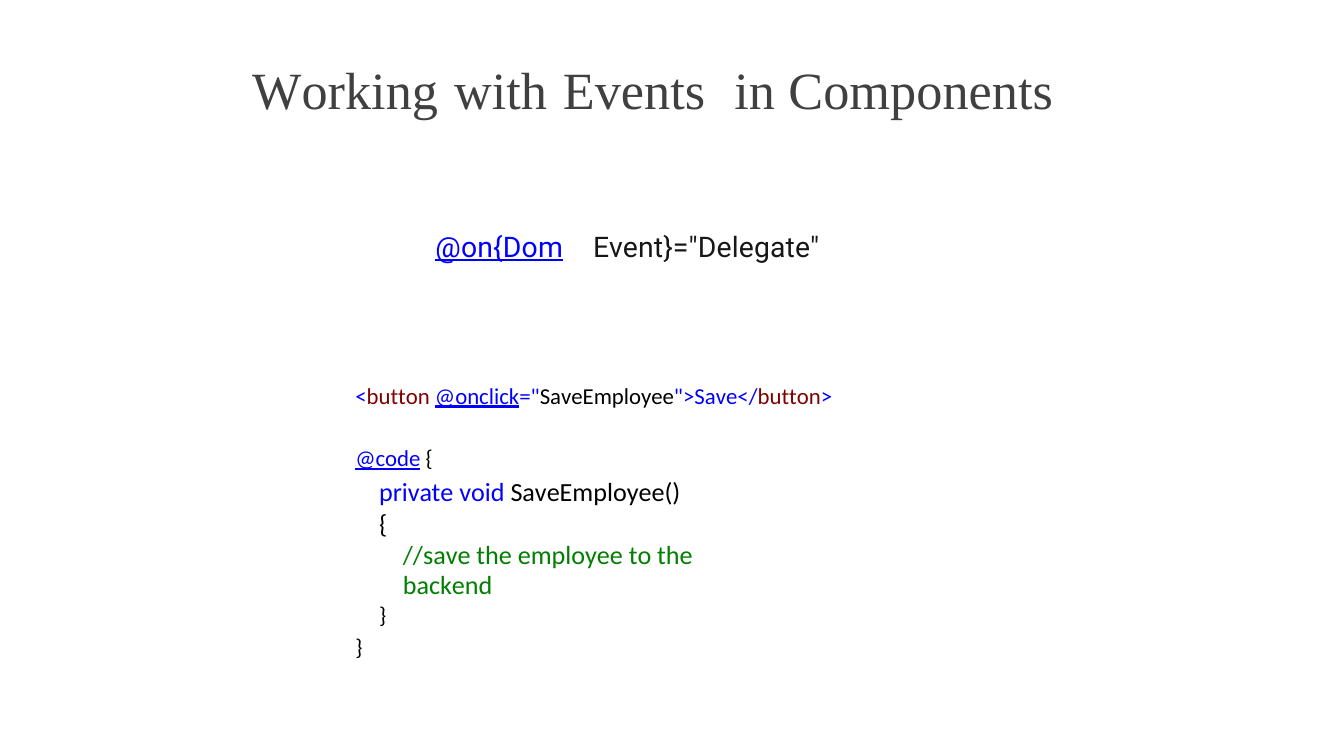
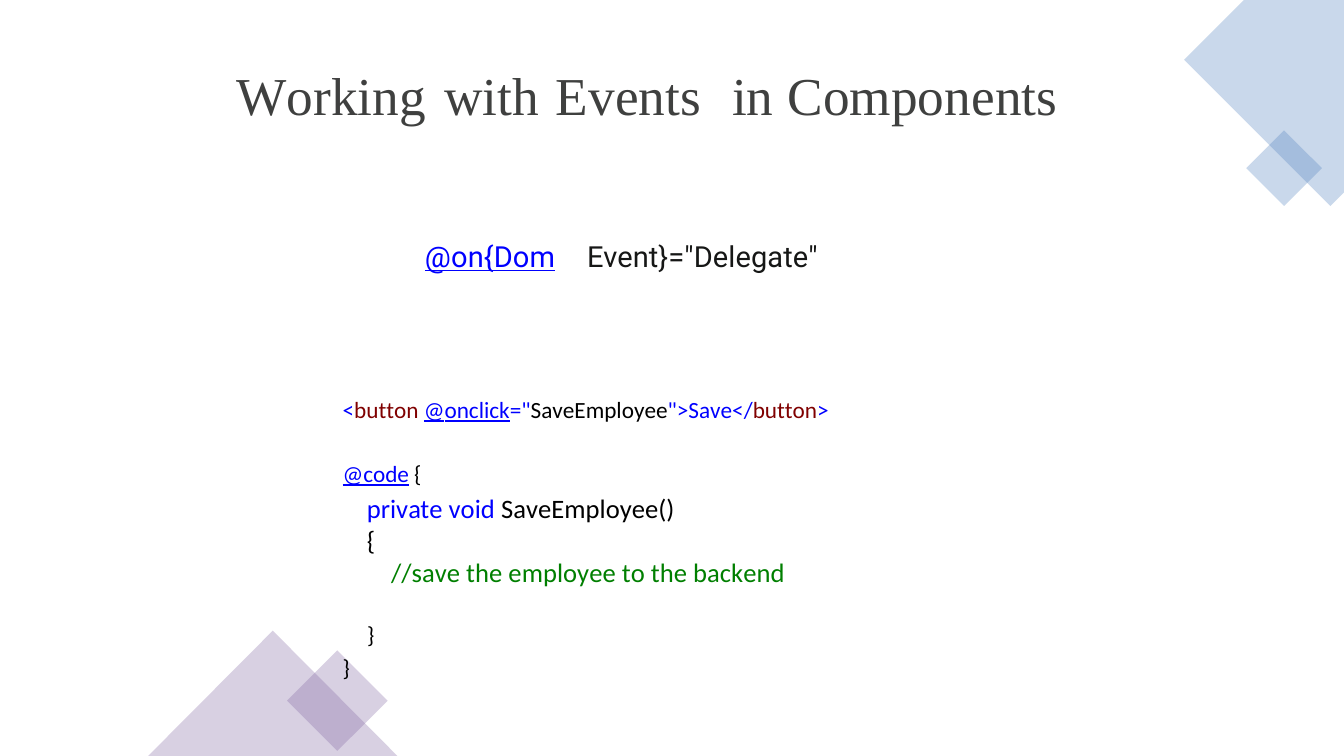
Before and after one commit to CSA-DanielVillamizar/ITM-ProgramaciondeSoftware, a slide deck: slide 16 of ASP.NET Core 6 Blazor Fundamentals/04/working-with-blazor-components-slides.pptx. Drawn at 1344x756 pixels with LibreOffice and Linux fonts; fonts in the diff are those of the drawing. Boxes give left, top, right and bottom in pixels: in the first picture for what was removed or moved away, otherwise in the second. Text is boxed around its words. In the diff, an @@ line names an element or a change of style, - is before the commit and + after.

```diff
--- a/ASP.NET Core 6 Blazor Fundamentals/04/working-with-blazor-components-slides.pptx
+++ b/ASP.NET Core 6 Blazor Fundamentals/04/working-with-blazor-components-slides.pptx
@@ freeform shape added at box(1184, 0, 1344, 206), fill #4F81BD at 30% opacity @@
@@ size 56 to 57.1 pt; line spacing 58pt to 59.2pt in 5 elements at box(732, 80, 773, 115), box(788, 79, 1058, 126), box(556, 80, 701, 116), box(444, 78, 539, 116), box(237, 78, 427, 126) @@
@@ text "Working": place and size @@
-text "Working" at box(252, 72, 438, 120)
+text "Working" at box(237, 78, 427, 126)
@@ text "with": place and size @@
-text "with" at box(454, 72, 547, 110)
+text "with" at box(444, 78, 539, 116)
@@ text "Events": place and size @@
-text "Events" at box(563, 74, 705, 110)
+text "Events" at box(556, 80, 701, 116)
@@ rectangle added at box(1246, 130, 1322, 206), fill #4F81BD at 30% opacity @@
@@ text "@on{Dom" at box(425, 244, 555, 274): size 52.5 to 53.5 pt; line spacing 37pt to 37.7pt @@
@@ text "@on{Dom": place and size @@
-text "@on{Dom" at box(435, 235, 562, 263)
+text "@on{Dom" at box(425, 244, 555, 274)
@@ text "Event}="Delegate"": place and size @@
-text "Event}="Delegate"" at box(593, 235, 819, 263)
+text "Event}="Delegate"" at box(587, 244, 818, 273)
@@ text "Event}="Delegate"" at box(587, 244, 818, 273): size 52.5 to 53.5 pt; line spacing 37pt to 37.7pt @@
@@ text "<button @onclick="SaveEmployee">Save</button>": place and size @@
-text "<button @onclick="SaveEmployee">Save</button>" at box(355, 388, 832, 408)
+text "<button @onclick="SaveEmployee">Save</button>" at box(343, 402, 829, 422)
@@ text "@code {": place and size @@
-text "@code {" at box(355, 450, 692, 569)
+text "@code {" at box(343, 466, 784, 587)
@@ text "@code {" at box(343, 466, 784, 587): size 42 to 42.8 pt in "@code {"; size 28 to 28.6 pt; letter spacing -0.4 to -0.5 pt in "private"; letter spacing -0.2 to -0.3 pt in "to"; letter spacing -0.8 to -0.9 pt in "backend"; line spacing 30.4pt to 31pt; indent changed; line spacing 34.1pt to 34.8pt; line spacing 33.9pt to 34.5pt; line spacing 32.8pt to 33.4pt @@
@@ text "}": place and size @@
-text "}" at box(378, 603, 392, 632)
+text "}" at box(366, 624, 380, 653)
@@ triangle added at box(148, 631, 397, 756), fill #8064A2 at 30% opacity @@
@@ rectangle added at box(287, 651, 388, 751), fill #8064A2 at 30% opacity @@
@@ size 42 to 42.8 pt; line spacing 30pt to 30.6pt in 3 elements at box(343, 402, 829, 422), box(366, 624, 380, 653), box(341, 657, 355, 685) @@
@@ text "}": place and size @@
-text "}" at box(354, 636, 368, 664)
+text "}" at box(341, 657, 355, 685)
```
Also in this commit, not shown: 21 other slides changed, 2 slides added, 2 slides removed, 8 other files.
